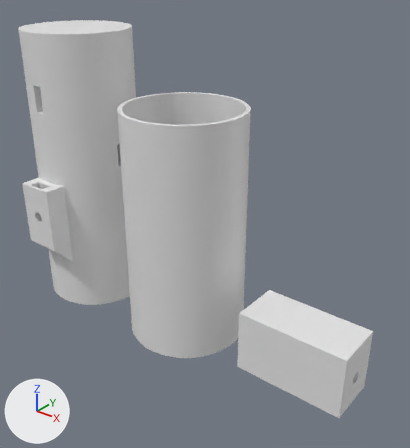
The Blender file beam/enclosures-embedded/embedded_enclosures.blend, before and after one commit.
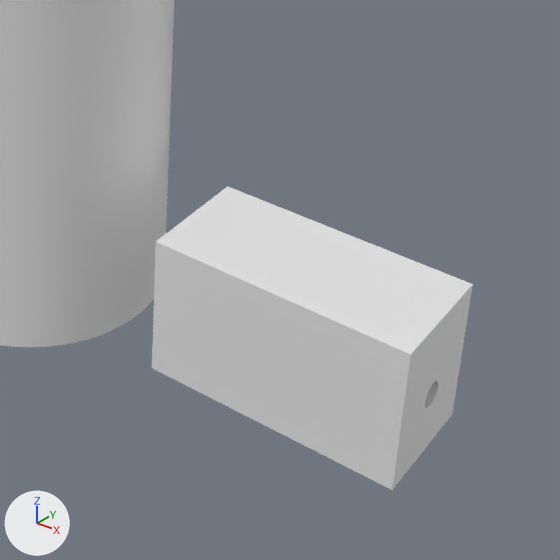
Each version appears first whole from a 50 mm camera at (317.6, -231.9, 219.3) aimed at (133.6, -1.9, 76.7), and next in a close-up on the part from 42% to 100% of the width and 47% to 100% of the height. Lighting does not change. The marker at lower left points along +X, +Y and +Z. The last two pictures show the newer version.

In view in the first close-up: 'emitter', 'receiver_hood'.
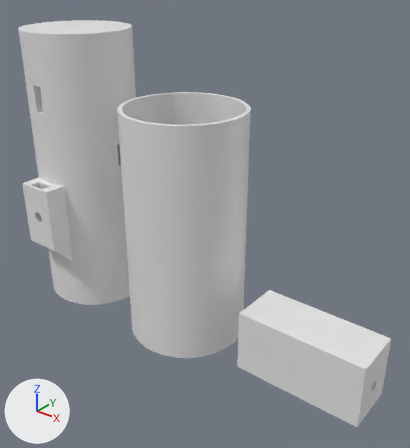
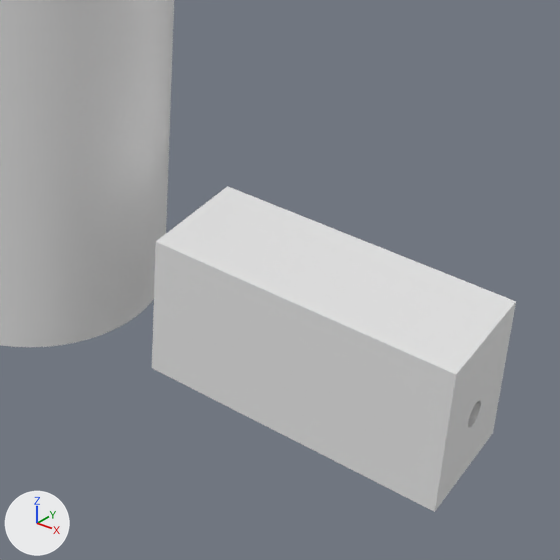
What the commit changed:
me_emitter_001 is used by ob_emitter; location (201.0, 0.0, 0.0).
me_emitter_001 had 334 vertices, 179 faces and spanned x -32.4..32.4, y -15.4..15.4, z 0.0..37.4.
me_emitter_001 now has 334 vertices, 179 faces and spans x -37.4..37.4, y -15.4..15.4, z 0.0..37.4.
me_emitter_001 part 1: all 17 vertices in x -32.4..-30.0, y -15.4..15.4, z 0.0..37.4 are moved by (-5.0, 0.0, 0.0).
me_emitter_001 part 2: all 317 vertices in x -9.1..32.4, y -15.4..15.4, z 0.0..37.4 are moved by (5.0, 0.0, 0.0).
Object 'emitter' (ob_emitter) moves from (201.0, 0.0, 0.0) to (206.0, 0.0, 0.0).

Changed parts and their boxes [x1, y1, x2, y2] in the close-ups (560 x 560 px; the box of a moved part takes in the faces that stretch with it):
'emitter', reshaped, moved (13% wider, 7% taller): before [152, 186, 473, 490]; after [152, 186, 516, 512]
part 1 of me_emitter_001, moved or reshaped: before [390, 283, 473, 490]; after [390, 283, 516, 512]
part 2 of me_emitter_001, moved or reshaped: before [392, 285, 473, 490]; after [435, 302, 516, 511]
